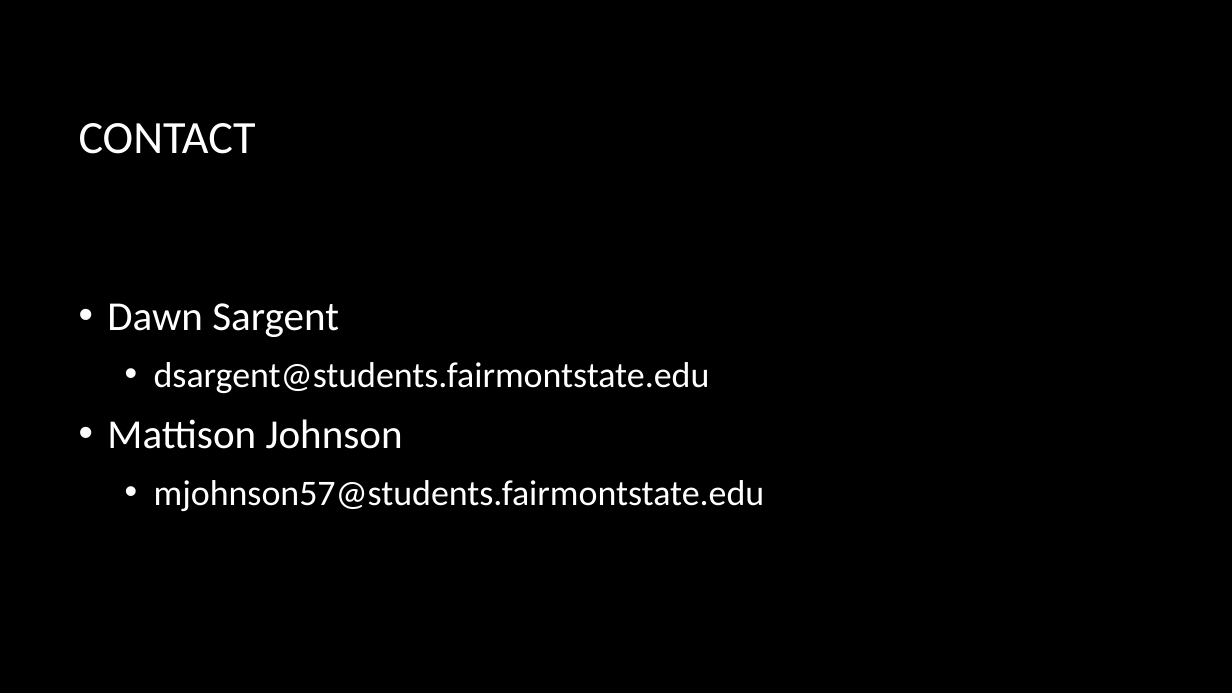
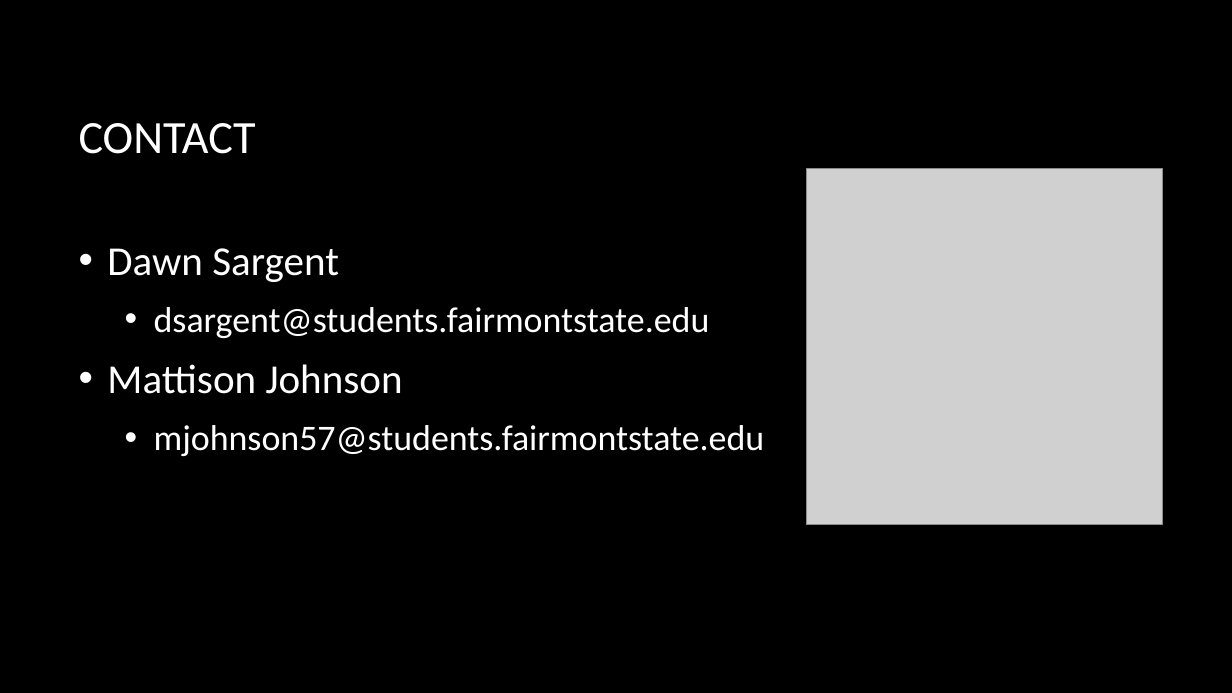
Before and after one commit to Smiley248/nasaspring, a slide deck: slide 20 of Presentations/NASA/NASA presentation.pptx (slide 18 before the commit). Drawn at 1232x693 pixels with LibreOffice and Linux fonts; fonts in the diff are those of the drawing; grey boxes stand for pictures; background and template pictures are left out. Boxes give left, top, right and bottom in pixels: in the first picture for what was removed or moved away, otherwise in the second. Text is boxed around its words. In the diff, an @@ line names an element or a change of style, - is before the commit and + after.

```diff
--- a/Presentations/NASA/NASA presentation.pptx
+++ b/Presentations/NASA/NASA presentation.pptx
@@ text "Dawn Sargent": place and size @@
-text "Dawn Sargent" at bbox=[107, 303, 765, 511]
+text "Dawn Sargent" at bbox=[107, 248, 765, 456]
@@ picture added at bbox=[806, 168, 1163, 525] @@
```
Also in this commit, not shown: 4 other slides changed, 2 slides added.
